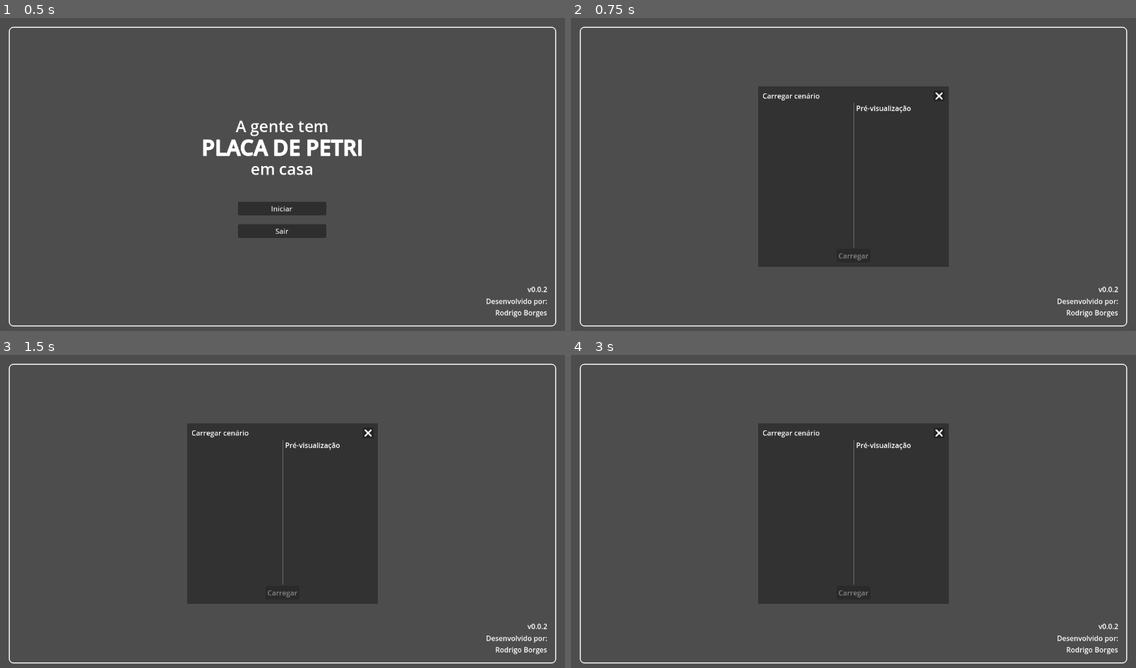
Above: before the commit, frames 1-4 (two rows, left to right).
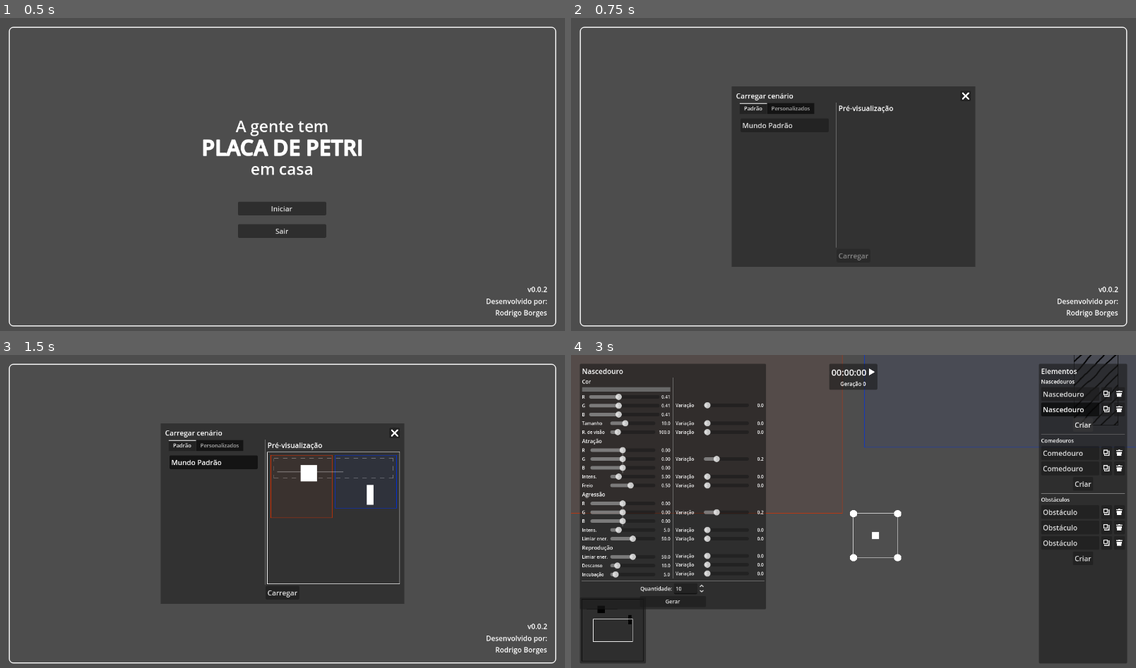
Above: after the commit, the same moments.

Repository: rodrigo-borges/attract-repel
Game: Godot game, scene res://main_menu/main_menu.tscn
Same seed, same stepped clock (60 frames per second), same inputs: the game is played once before the commit and once after it.
Inputs (mouse positions are in pixels of both pictures, inside the frame that each line leads up to):
- Up to frame 1 (0.5 s): no input
- Up to frame 2 (0.75 s): click "Iniciar" at 0.5 s
- Up to frame 3 (1.5 s): click (214, 461) at 1.25 s, where only the run after the commit has a clickable "Mundo Padrão"
- Up to frame 4 (3 s): click (853, 592) at 2 s, where only the run after the commit has a clickable "Carregar"; click (1085, 408) at 2.75 s, where only the run after the commit has a clickable "Criar"

Frame 1 is identical in both runs. In frame 2, 6.0% of the frame differs, in the area x 28-72%, y 21-80%; in frame 3, 7.0%; in frame 4, 61%, in the area x 0-100%, y 0-99%.

Commit message:
Separa cenários padrão de cenários customizados

Diff:
--- /dev/null
+++ b/default_worlds/Mundo Padrão.tres
@@ -0,0 +1,84 @@
+[gd_resource type="Resource" script_class="WorldData" load_steps=12 format=3 uid="uid://5rbclm50o1s5"]
+
+[ext_resource type="Texture2D" uid="uid://33r1i1onh2nf" path="res://obstacle/obstacle_texture.png" id="1_mq5dv"]
+[ext_resource type="Script" uid="uid://bdc10mq6m1mi3" path="res://creature_spawner/creature_spawner_data.gd" id="2_renx6"]
+[ext_resource type="Script" uid="uid://dd3bvba3uik6e" path="res://food_spawner/food_spawner_data.gd" id="3_dxhjb"]
+[ext_resource type="Script" uid="uid://bmn80wmho4wsq" path="res://obstacle/obstacle_data.gd" id="4_lq318"]
+[ext_resource type="Script" uid="uid://ddhs3u0gu31t2" path="res://world/world_data.gd" id="5_2k1ku"]
+
+[sub_resource type="Resource" id="Resource_ov2xu"]
+script = ExtResource("2_renx6")
+area = Rect2(100, 100, 1800, 300)
+color_mean = Color(0.485703, 0.485704, 0.485703, 1)
+color_std = 0.1
+size_radius_mean = 10.0
+size_radius_std = 1.0
+sense_radius_mean = 100.0
+sense_radius_std = 10.0
+attraction_mean = Vector3(0, 0, 0)
+attraction_std = 0.25
+intensity_mean = 5.0
+intensity_std = 0.5
+aggression_mean = Vector3(0, 0, 0)
+aggression_std = 0.25
+aggression_intensity_mean = 3.0
+aggression_intensity_std = 0.5
+aggression_energy_threshold_mean = 50.0
+aggression_energy_threshold_std = 10.0
+reproduction_energy_threshold_mean = 50.0
+reproduction_energy_threshold_std = 10.0
+reproduction_cooldown_mean = 10.0
+reproduction_cooldown_std = 2.0
+brake_mean = 0.5
+brake_std = 0.1
+incubation_time_mean = 5.0
+incubation_time_std = 1.0
+metadata/_custom_type_script = "uid://bdc10mq6m1mi3"
+
+[sub_resource type="Resource" id="Resource_mad0u"]
+script = ExtResource("3_dxhjb")
+area = Rect2(50, 50, 925, 950)
+spawn_rate = 1.0
+color = Color(0.87451, 0.192157, 0, 1)
+color_std = 0.05
+energy_provided = 20.0
+decay_time = 60.0
+metadata/_custom_type_script = "uid://dd3bvba3uik6e"
+
+[sub_resource type="Resource" id="Resource_ocfjn"]
+script = ExtResource("3_dxhjb")
+area = Rect2(1025, 50, 925, 800)
+spawn_rate = 2.0
+color = Color(0, 0.192157, 0.901961, 1)
+color_std = 0.1
+energy_provided = 10.0
+decay_time = 60.0
+metadata/_custom_type_script = "uid://dd3bvba3uik6e"
+
+[sub_resource type="Resource" id="Resource_b2suy"]
+script = ExtResource("4_lq318")
+area = Rect2(1500, 500, 100, 300)
+texture = ExtResource("1_mq5dv")
+metadata/_custom_type_script = "uid://bmn80wmho4wsq"
+
+[sub_resource type="Resource" id="Resource_h8lre"]
+script = ExtResource("4_lq318")
+area = Rect2(500, 200, 250, 250)
+texture = ExtResource("1_mq5dv")
+metadata/_custom_type_script = "uid://bmn80wmho4wsq"
+
+[sub_resource type="Resource" id="Resource_ysn08"]
+script = ExtResource("4_lq318")
+area = Rect2(150, 300, 1000, 10)
+texture = ExtResource("1_mq5dv")
+metadata/_custom_type_script = "uid://bmn80wmho4wsq"
+
+[resource]
+script = ExtResource("5_2k1ku")
+area = Rect2(0, 0, 2000, 2000)
+boundary_texture = ExtResource("1_mq5dv")
+boundary_width = 20.0
+creature_spawners = Array[ExtResource("2_renx6")]([SubResource("Resource_ov2xu")])
+food_spawners = Array[ExtResource("3_dxhjb")]([SubResource("Resource_mad0u"), SubResource("Resource_ocfjn")])
+obstacles = Array[ExtResource("4_lq318")]([SubResource("Resource_b2suy"), SubResource("Resource_h8lre"), SubResource("Resource_ysn08")])
+metadata/_custom_type_script = "uid://ddhs3u0gu31t2"
--- a/main_menu/main_menu.gd
+++ b/main_menu/main_menu.gd
@@ -22,7 +22,7 @@
 
 func _on_start_pressed() -> void:
     center_content.set_visible(false)
-    save_load_screen.set_visible(true)
+    save_load_screen.open("load")
 
 func _on_exit_pressed() -> void:
     get_tree().quit()
--- a/save_load_screen/save_load_screen.gd
+++ b/save_load_screen/save_load_screen.gd
@@ -5,22 +5,28 @@
 signal world_loaded(world_data:WorldData)
 
 @export var worlds_dir:String = "user://save/worlds/"
+@export var default_worlds_dir:String = "res://default_worlds/"
 @onready var world_preview:WorldPreview = find_child("WorldPreview")
 @onready var screen_title:Label = find_child("ScreenTitle")
 @onready var exit_bt:Button = find_child("ExitBt")
-@onready var world_selectors:Control = find_child("WorldList")
+@onready var default_selectors:Control = find_child("DefaultWorldList")
+@onready var custom_selectors:Control = find_child("CustomWorldList")
 @onready var save_bar:Control = find_child("SaveBar")
 @onready var load_bar:Control = find_child("LoadBar")
 @onready var save_name_edit:LineEdit = find_child("SaveNameEdit")
 @onready var save_bt:Button = find_child("SaveBt")
 @onready var load_bt:Button = find_child("LoadBt")
+@onready var tabs:TabContainer = find_child("WorldListTabs")
 var current_selector:WorldSelector
 var world_data:WorldData
 
 
 func _ready() -> void:
 	create_worlds_dir()
-	list_worlds()
+	tabs.set_tab_title(0, "Padrão")
+	tabs.set_tab_title(1, "Personalizados")
+	list_default_worlds()
+	list_custom_worlds()
 	exit_bt.pressed.connect(close_pressed.emit)
 	save_name_edit.text_changed.connect(_on_name_edit_text_changed.unbind(1))
 	save_bt.pressed.connect(save_world)
@@ -35,16 +41,21 @@
 
 func close() -> void:
 	set_visible(false)
+	deselect()
 
 func toggle_save_mode() -> void:
 	screen_title.set_text("Salvar cenário")
 	load_bar.set_visible(false)
 	save_bar.set_visible(true)
+	tabs.set_current_tab(1)
+	tabs.set_tabs_visible(false)
 
 func toggle_load_mode() -> void:
 	screen_title.set_text("Carregar cenário")
 	save_bar.set_visible(false)
 	load_bar.set_visible(true)
+	tabs.set_current_tab(0)
+	tabs.set_tabs_visible(true)
 
 func _on_name_edit_text_changed() -> void:
 	save_bt.set_disabled(save_name_edit.text.is_empty())
@@ -53,9 +64,16 @@
 	if not DirAccess.dir_exists_absolute(worlds_dir):
 		DirAccess.make_dir_recursive_absolute(worlds_dir)
 
-func list_worlds() -> void:
-	var world_files:PackedStringArray = DirAccess.get_files_at(worlds_dir)
-	for file_name in world_files:
+func list_default_worlds() -> void:
+	var default_world_files:PackedStringArray = DirAccess.get_files_at(default_worlds_dir)
+	for file_name in default_world_files:
+		var data:WorldData = ResourceLoader.load(default_worlds_dir+file_name, "WorldData")
+		data.resource_name = file_name.left(-5)
+		create_default_selector(data)
+
+func list_custom_worlds() -> void:
+	var custom_world_files:PackedStringArray = DirAccess.get_files_at(worlds_dir)
+	for file_name in custom_world_files:
 		var file:FileAccess = FileAccess.open("%s%s" % [worlds_dir, file_name], FileAccess.READ)
 		var file_text:String = file.get_as_text()
 		var json:JSON = JSON.new()
@@ -63,7 +81,7 @@
 		var world_dict:Dictionary = json.data
 		var data:WorldData = WorldData.from_dict(world_dict)
 		data.resource_name = file_name.left(-5)
-		create_selector(data)
+		create_custom_selector(data)
 
 func save_world() -> void:
 	if world_data != null:
@@ -73,34 +91,53 @@
 		var file_name:String = world_name + ".json"
 		var file_exists:bool = FileAccess.file_exists(worlds_dir + file_name)
 		if file_exists:
-			delete_world(world_selectors.find_child(world_name))
+			delete_world(custom_selectors.find_child(world_name))
 		var file_text:String = JSON.stringify(world_dict)
 		var file:FileAccess = FileAccess.open("%s%s" % [worlds_dir, file_name], FileAccess.WRITE)
 		file.store_string(file_text)
-		create_selector(world_data)
+		var selector:WorldSelector = create_custom_selector(world_data)
+		selector.toggle(true)
 
 func load_world() -> void:
 	if is_instance_valid(current_selector):
 		var data:WorldData = current_selector.world_data
 		world_loaded.emit(data)
 
-func create_selector(data:WorldData) -> void:
-	var selector = WorldSelector.create(data)
+func create_default_selector(data:WorldData) -> WorldSelector:
+	var selector = WorldSelector.create(data, false)
 	selector.name = data.resource_name
-	world_selectors.add_child(selector)
-	selector.set_owner(world_selectors)
+	default_selectors.add_child(selector)
+	selector.set_owner(default_selectors)
+	selector.toggled.connect(_on_selector_toggled.bind(selector))
+	return selector
+
+func create_custom_selector(data:WorldData) -> WorldSelector:
+	var selector = WorldSelector.create(data, true)
+	selector.name = data.resource_name
+	custom_selectors.add_child(selector)
+	selector.set_owner(custom_selectors)
 	selector.toggled.connect(_on_selector_toggled.bind(selector))
 	selector.deleted.connect(delete_world.bind(selector))
+	return selector
 
 func _on_selector_toggled(toggled_on:bool, selector:WorldSelector) -> void:
 	if toggled_on:
 		current_selector = selector
 		world_preview.set_data(selector.world_data)
 		save_name_edit.set_text(selector.name)
+	elif current_selector == selector:
+		current_selector = null
+		world_preview.set_data(null)
+		save_name_edit.set_text("")
 	load_bt.set_disabled(!is_instance_valid(current_selector))
+
+func deselect() -> void:
+	if is_instance_valid(current_selector):
+		current_selector.toggle(false)
 
 func delete_world(selector:WorldSelector) -> void:
 	selector.set_name("Deleted")
+	selector.toggle(false)
 	var file_name:String = selector.world_data.resource_name + ".json"
 	DirAccess.remove_absolute("%s%s" % [worlds_dir, file_name])
 	selector.queue_free()
--- a/save_load_screen/save_load_screen.tscn
+++ b/save_load_screen/save_load_screen.tscn
@@ -31,11 +31,30 @@
 [node name="HBoxContainer" type="HBoxContainer" parent="VBoxContainer"]
 layout_mode = 2
 
-[node name="ScrollContainer" type="ScrollContainer" parent="VBoxContainer/HBoxContainer"]
+[node name="WorldListTabs" type="TabContainer" parent="VBoxContainer/HBoxContainer"]
 layout_mode = 2
+theme_override_font_sizes/font_size = 12
+current_tab = 0
+tab_focus_mode = 0
+
+[node name="DefaultWorlds" type="ScrollContainer" parent="VBoxContainer/HBoxContainer/WorldListTabs"]
+layout_mode = 2
+theme_override_styles/panel = ExtResource("1_yxbja")
 horizontal_scroll_mode = 0
+metadata/_tab_index = 0
 
-[node name="WorldList" type="VBoxContainer" parent="VBoxContainer/HBoxContainer/ScrollContainer"]
+[node name="DefaultWorldList" type="VBoxContainer" parent="VBoxContainer/HBoxContainer/WorldListTabs/DefaultWorlds"]
+custom_minimum_size = Vector2(200, 0)
+layout_mode = 2
+
+[node name="CustomWorlds" type="ScrollContainer" parent="VBoxContainer/HBoxContainer/WorldListTabs"]
+visible = false
+layout_mode = 2
+theme_override_styles/panel = ExtResource("1_yxbja")
+horizontal_scroll_mode = 0
+metadata/_tab_index = 1
+
+[node name="CustomWorldList" type="VBoxContainer" parent="VBoxContainer/HBoxContainer/WorldListTabs/CustomWorlds"]
 custom_minimum_size = Vector2(200, 0)
 layout_mode = 2
 
@@ -50,7 +69,7 @@
 text = "Pré-visualização"
 
 [node name="WorldPreview" type="Control" parent="VBoxContainer/HBoxContainer/VBoxContainer"]
-custom_minimum_size = Vector2(200, 300)
+custom_minimum_size = Vector2(300, 300)
 layout_mode = 2
 script = ExtResource("4_yxbja")
 
--- a/world/world.tscn
+++ b/world/world.tscn
@@ -1,16 +1,12 @@
-[gd_scene load_steps=26 format=3 uid="uid://dsatuyar14v2k"]
+[gd_scene load_steps=15 format=3 uid="uid://dsatuyar14v2k"]
 
 [ext_resource type="Script" uid="uid://ck8ccimgosgw6" path="res://world/world.gd" id="1_psf47"]
 [ext_resource type="Script" uid="uid://5y6p0fgw5ciw" path="res://world/world_camera.gd" id="2_1sg5d"]
-[ext_resource type="Script" uid="uid://bdc10mq6m1mi3" path="res://creature_spawner/creature_spawner_data.gd" id="2_ov2xu"]
+[ext_resource type="Resource" uid="uid://5rbclm50o1s5" path="res://default_worlds/Mundo Padrão.tres" id="2_dqqhb"]
 [ext_resource type="PackedScene" uid="uid://xl8400wsyrr4" path="res://world/hud/mini_map/mini_map.tscn" id="3_3l1a1"]
 [ext_resource type="Script" uid="uid://cw68nqiabeqjr" path="res://creature/creature_highlight.gd" id="3_b14dp"]
-[ext_resource type="Script" uid="uid://dd3bvba3uik6e" path="res://food_spawner/food_spawner_data.gd" id="3_mad0u"]
 [ext_resource type="PackedScene" uid="uid://bh6bll2w5jv5g" path="res://world/hud/clock/clock.tscn" id="4_46fr4"]
-[ext_resource type="Script" uid="uid://bmn80wmho4wsq" path="res://obstacle/obstacle_data.gd" id="4_mad0u"]
-[ext_resource type="Script" uid="uid://ddhs3u0gu31t2" path="res://world/world_data.gd" id="4_ocfjn"]
 [ext_resource type="PackedScene" uid="uid://beirk0bt486wl" path="res://line_chart/line_chart.tscn" id="4_qumfv"]
-[ext_resource type="Texture2D" uid="uid://33r1i1onh2nf" path="res://obstacle/obstacle_texture.png" id="5_ocfjn"]
 [ext_resource type="PackedScene" uid="uid://y4xw1cr1uk76" path="res://creature_card/creature_card.tscn" id="6_sit8l"]
 [ext_resource type="PackedScene" uid="uid://4ucbadkjd5g2" path="res://family_tree/family_tree.tscn" id="8_ugd32"]
 [ext_resource type="PackedScene" uid="uid://cvf7yf84caxyx" path="res://food_spawner/food_spawner_card.tscn" id="13_b2suy"]
@@ -19,86 +15,9 @@
 [ext_resource type="PackedScene" uid="uid://bisllsvrnukgr" path="res://pause_menu/pause_menu.tscn" id="17_m0cxt"]
 [ext_resource type="PackedScene" uid="uid://cwmxc1u65epmp" path="res://save_load_screen/save_load_screen.tscn" id="17_ysn08"]
 
-[sub_resource type="Resource" id="Resource_ov2xu"]
-script = ExtResource("2_ov2xu")
-area = Rect2(100, 100, 1800, 300)
-color_mean = Color(0.485703, 0.485704, 0.485703, 1)
-color_std = 0.1
-size_radius_mean = 10.0
-size_radius_std = 1.0
-sense_radius_mean = 100.0
-sense_radius_std = 10.0
-attraction_mean = Vector3(0, 0, 0)
-attraction_std = 0.25
-intensity_mean = 5.0
-intensity_std = 0.5
-aggression_mean = Vector3(0, 0, 0)
-aggression_std = 0.25
-aggression_intensity_mean = 3.0
-aggression_intensity_std = 0.5
-aggression_energy_threshold_mean = 50.0
-aggression_energy_threshold_std = 10.0
-reproduction_energy_threshold_mean = 50.0
-reproduction_energy_threshold_std = 10.0
-reproduction_cooldown_mean = 10.0
-reproduction_cooldown_std = 2.0
-brake_mean = 0.5
-brake_std = 0.1
-incubation_time_mean = 5.0
-incubation_time_std = 1.0
-metadata/_custom_type_script = "uid://bdc10mq6m1mi3"
-
-[sub_resource type="Resource" id="Resource_mad0u"]
-script = ExtResource("3_mad0u")
-area = Rect2(50, 50, 925, 950)
-spawn_rate = 1.0
-color = Color(0.87451, 0.192157, 0, 1)
-color_std = 0.05
-energy_provided = 20.0
-decay_time = 60.0
-metadata/_custom_type_script = "uid://dd3bvba3uik6e"
-
-[sub_resource type="Resource" id="Resource_ocfjn"]
-script = ExtResource("3_mad0u")
-area = Rect2(1025, 50, 925, 800)
-spawn_rate = 2.0
-color = Color(0, 0.192157, 0.901961, 1)
-color_std = 0.1
-energy_provided = 10.0
-decay_time = 60.0
-metadata/_custom_type_script = "uid://dd3bvba3uik6e"
-
-[sub_resource type="Resource" id="Resource_b2suy"]
-script = ExtResource("4_mad0u")
-area = Rect2(1500, 500, 100, 300)
-texture = ExtResource("5_ocfjn")
-metadata/_custom_type_script = "uid://bmn80wmho4wsq"
-
-[sub_resource type="Resource" id="Resource_h8lre"]
-script = ExtResource("4_mad0u")
-area = Rect2(500, 200, 250, 250)
-texture = ExtResource("5_ocfjn")
-metadata/_custom_type_script = "uid://bmn80wmho4wsq"
-
-[sub_resource type="Resource" id="Resource_ysn08"]
-script = ExtResource("4_mad0u")
-area = Rect2(150, 300, 1000, 10)
-texture = ExtResource("5_ocfjn")
-metadata/_custom_type_script = "uid://bmn80wmho4wsq"
-
-[sub_resource type="Resource" id="Resource_dqqhb"]
-script = ExtResource("4_ocfjn")
-area = Rect2(0, 0, 2000, 2000)
-boundary_texture = ExtResource("5_ocfjn")
-boundary_width = 20.0
-creature_spawners = Array[ExtResource("2_ov2xu")]([SubResource("Resource_ov2xu")])
-food_spawners = Array[ExtResource("3_mad0u")]([SubResource("Resource_mad0u"), SubResource("Resource_ocfjn")])
-obstacles = Array[ExtResource("4_mad0u")]([SubResource("Resource_b2suy"), SubResource("Resource_h8lre"), SubResource("Resource_ysn08")])
-metadata/_custom_type_script = "uid://ddhs3u0gu31t2"
-
 [node name="World" type="Node2D"]
 script = ExtResource("1_psf47")
-data = SubResource("Resource_dqqhb")
+data = ExtResource("2_dqqhb")
 
 [node name="WorldCamera" type="Camera2D" parent="."]
 process_mode = 3
--- a/world/world_selector.gd
+++ b/world/world_selector.gd
@@ -10,6 +10,7 @@
 @onready var del_button:Button = find_child("Delete")
 
 var world_data:WorldData
+var deletable:bool = true
 
 
 func _ready() -> void:
@@ -18,10 +19,15 @@
 	update()
 
 func update() -> void:
+	del_button.set_visible(deletable)
 	if world_data != null:
 		select_button.set_text(world_data.resource_name)
 
-static func create(_world_data:WorldData) -> WorldSelector:
+func toggle(toggled_on:bool) -> void:
+	select_button.set_pressed(toggled_on)
+
+static func create(_world_data:WorldData, _deletable:bool) -> WorldSelector:
 	var selector:WorldSelector = load(scene_path).instantiate()
 	selector.world_data = _world_data
+	selector.deletable = _deletable
 	return selector
--- a/world_preview/world_preview.gd
+++ b/world_preview/world_preview.gd
@@ -29,7 +29,7 @@
         var spare_width:float = size.x - data.area.size.x * preview_scale
         var spare_height:float = size.y - data.area.size.y * preview_scale
         preview_translation = Vector2(spare_width/2., spare_height/2.)
-        queue_redraw()
+    queue_redraw()
 
 func adjust_rect(rect:Rect2) -> Rect2:
     var new = Rect2(rect)
Not shown, changed: README.md
